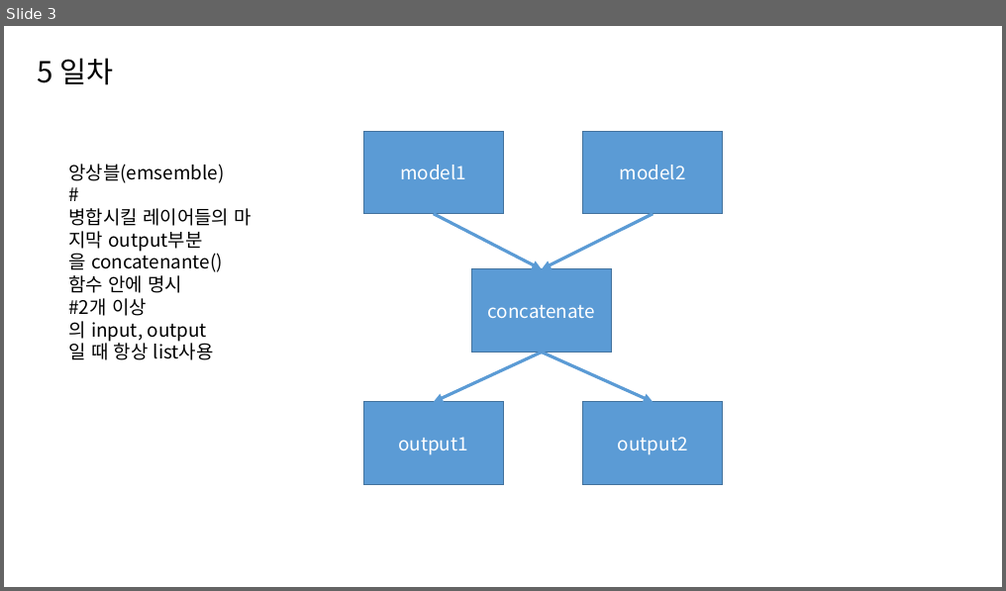
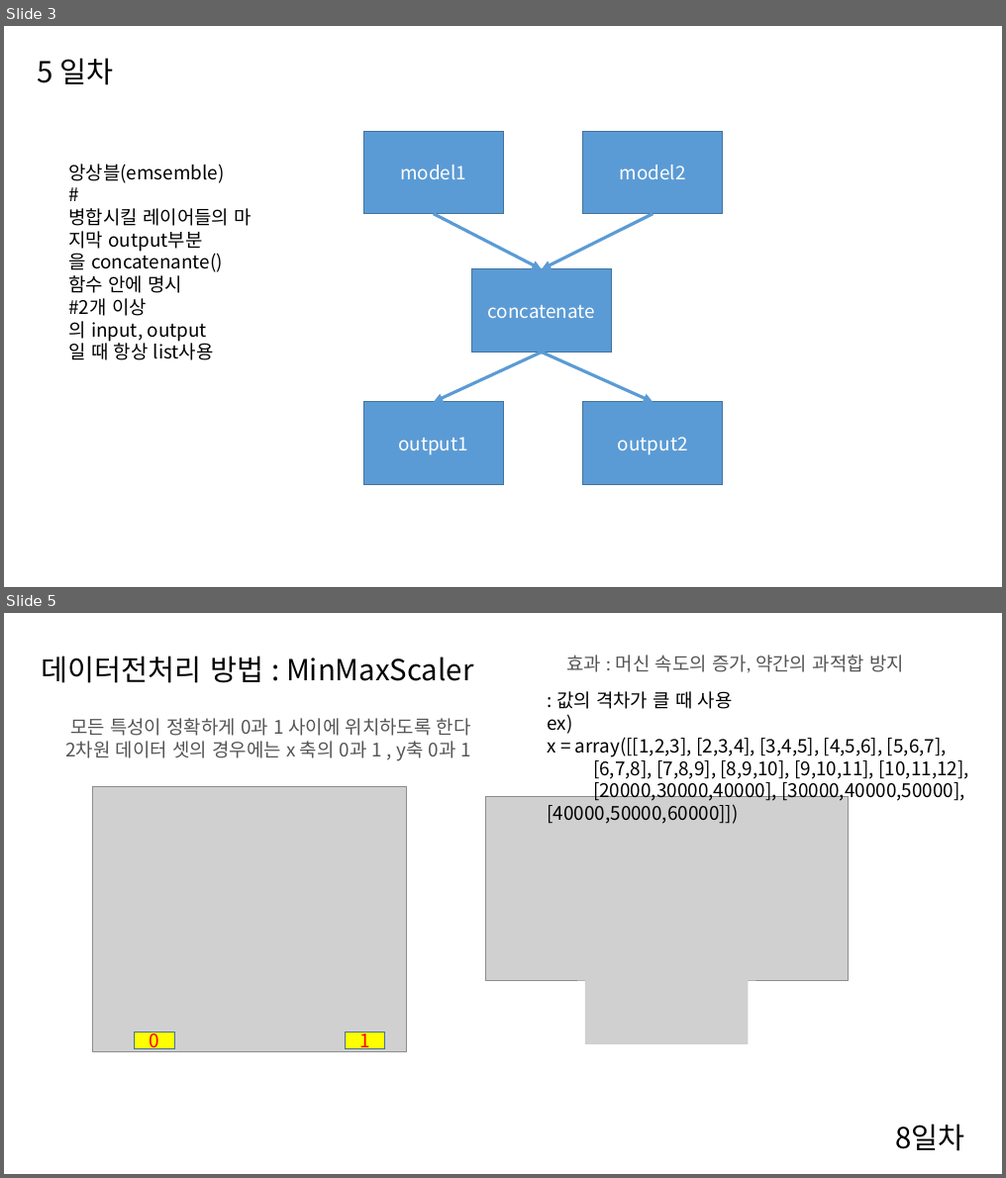
Before and after one commit to Ryujaeuk/keras, a slide deck: keras_study.pptx. Shown one above the other, each under a label of ours: slide 3 before the commit, slides 3 and 5 after it; the slides between them are not shown. The pictures are 1006x591 and 1006x1178 pixels, drawn with LibreOffice and Linux fonts; fonts in the diff are those of the drawing; grey boxes stand for pictures. Boxes give left, top, right and bottom in pixels: in the first picture for what was removed or moved away, otherwise in the second. Text is boxed around its words. In the diff, an @@ line names an element or a change of style, - is before the commit and + after.

```diff
--- a/keras_study.pptx
+++ b/keras_study.pptx
@@ slide 5 added at [4, 613, 1002, 1174], background #FFFFFF @@
@@ text added at [42, 656, 473, 683], 28 pt, text #000000 @@
+데이터전처리 방법 : MinMaxScaler
@@ text added at [566, 655, 904, 673], 18 pt, text #555555 @@
+효과 : 머신 속도의 증가, 약간의 과적합 방지
@@ text added at [548, 691, 969, 824], 18 pt, text #000000 @@
+: 값의 격차가 클 때 사용
+ex)
+x = array([[1,2,3], [2,3,4], [3,4,5], [4,5,6], [5,6,7],
+[6,7,8], [7,8,9], [8,9,10], [9,10,11], [10,11,12],
+[20000,30000,40000], [30000,40000,50000], [40000,50000,60000]])
@@ text added at [65, 718, 471, 761], 18 pt, text #555555 @@
+모든 특성이 정확하게 0과 1 사이에 위치하도록 한다
+2차원 데이터 셋의 경우에는 x 축의 0과 1 , y축 0과 1
@@ picture added at [93, 787, 406, 1053] @@
@@ picture added at [486, 796, 848, 980] @@
@@ picture added at [585, 959, 748, 1045] @@
@@ rectangle added at [135, 1033, 174, 1050], fill #FFFF00, outline #43739E 1 pt, 18 pt, text #FF0000 @@
+0
@@ rectangle added at [345, 1033, 385, 1050], fill #FFFF00, outline #43739E 1 pt, 18 pt, text #FF0000 @@
+1
@@ text added at [895, 1124, 964, 1152], 28 pt, text #000000 @@
+8일차
```
Also in this commit, not shown: 6 other slides added, 11 other files.
